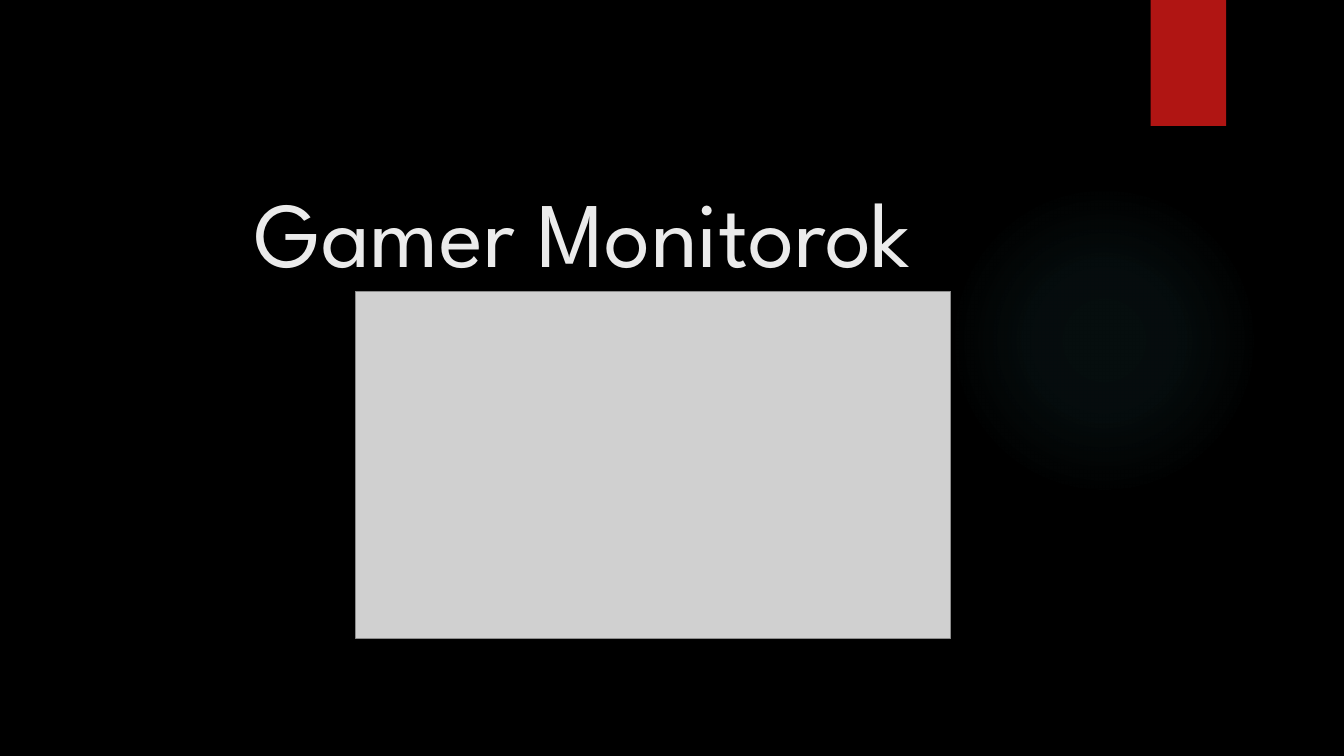
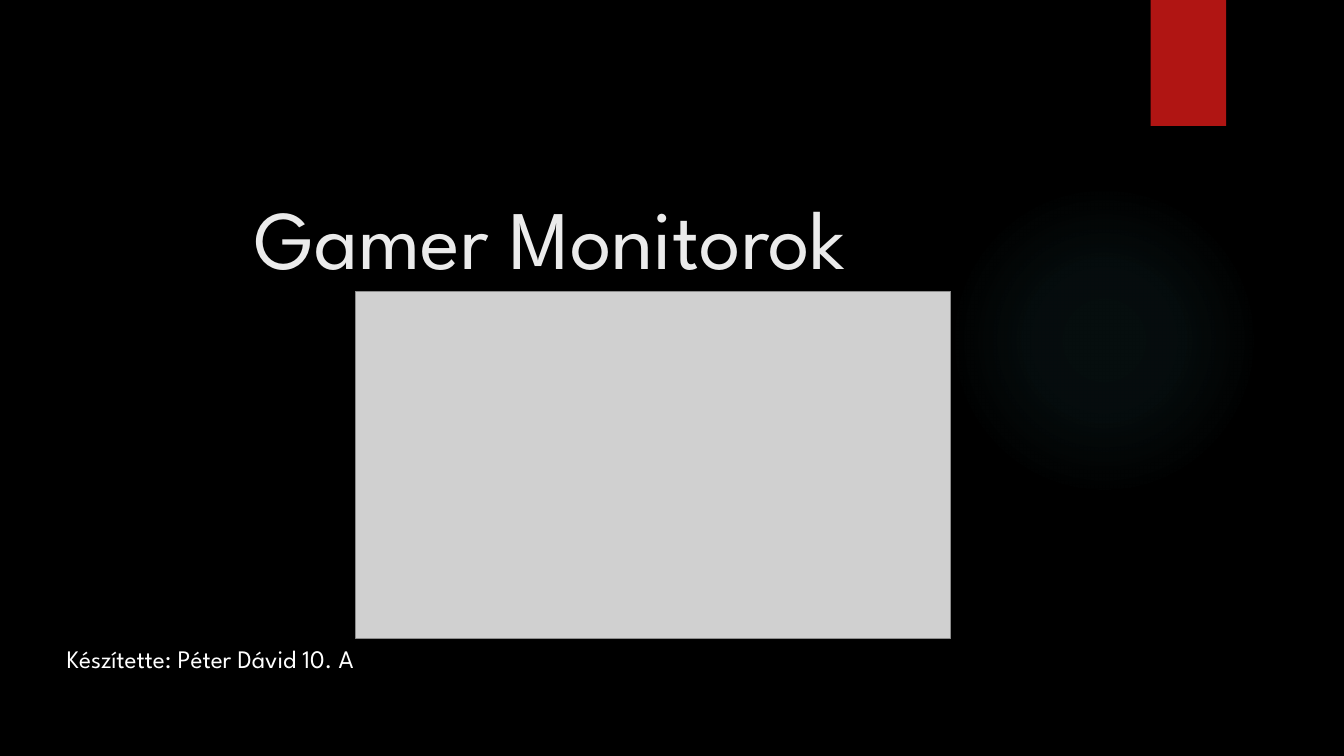
Before and after one commit to peterdaviid/pptkeszites2, a slide deck: slide 1 of Monitorok.pptx. Drawn at 1344x756 pixels with LibreOffice and Linux fonts; fonts in the diff are those of the drawing; grey boxes stand for pictures; background and template pictures are left out. Boxes give left, top, right and bottom in pixels: in the first picture for what was removed or moved away, otherwise in the second. Text is boxed around its words. In the diff, an @@ line names an element or a change of style, - is before the commit and + after.

```diff
--- a/Monitorok.pptx
+++ b/Monitorok.pptx
@@ title "Gamer Monitorok" at (255, 211, 846, 294): size 66 to 59.4 pt @@
@@ text added at (67, 650, 354, 669), 18 pt, text #FFFFFF @@
+Készítette: Péter Dávid 10. A
```
Also in this commit, not shown: 4 other slides changed.
